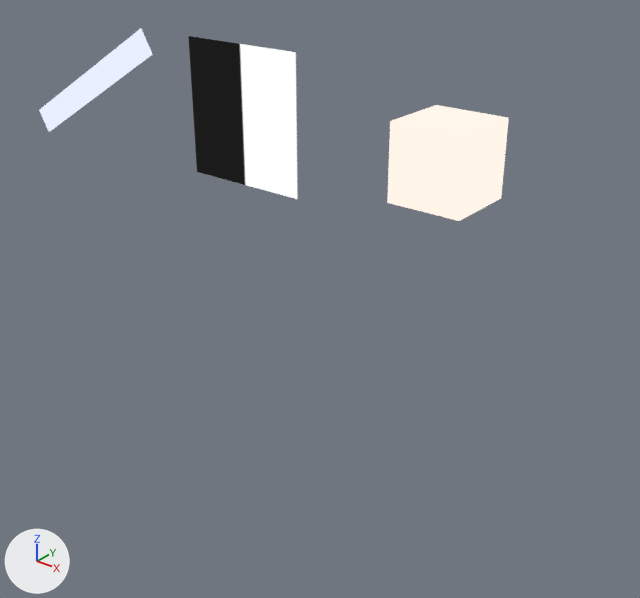
Renders of the glTF model assets/emissive_fixture.gltf from each side of a commit.
One viewpoint serves both versions: a 50 mm camera at (5.13, -5.37, 2.88) aimed at (0.66, 0.22, -0.58). The lights are fixed; the arrows at lower left show +X, +Y and +Z. The older version comes first.

Names of what the first picture shows: 'emissive_box', 'emissive_quad', 'emissive_strip'.
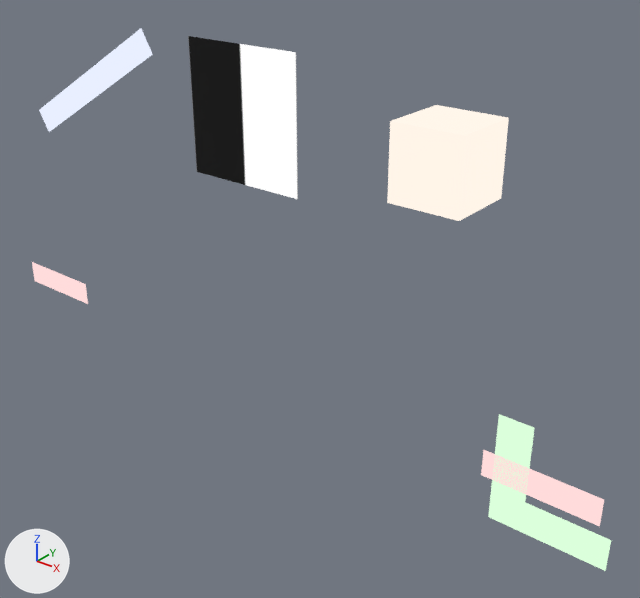
The change, as JSON lines over the scene's bpy script:
```json
{"op": "add", "block": "mat_emissive_ell_mat", "code": ["mat_emissive_ell_mat = principled_material('emissive_ell_mat')", "mat_emissive_ell_mat.base_color = (0.0, 0.0, 0.0)  # black #000000", "mat_emissive_ell_mat.roughness = 1.0", "mat_emissive_ell_mat.emission_color = (0.7, 1.0, 0.7)  # pale green #daffda", "mat_emissive_ell_mat.emission_strength = 1.0"]}
{"op": "add", "block": "mat_emissive_split_mat", "code": ["mat_emissive_split_mat = principled_material('emissive_split_mat')", "mat_emissive_split_mat.base_color = (0.0, 0.0, 0.0)  # black #000000", "mat_emissive_split_mat.roughness = 1.0", "mat_emissive_split_mat.emission_color = (1.0, 0.7, 0.7)  # pale pink #ffdada", "mat_emissive_split_mat.emission_strength = 1.0"]}
{"op": "add", "block": "me_emissive_ell", "code": ["me_emissive_ell = bpy.data.meshes.new('emissive_ell')", "me_emissive_ell.from_pydata([(2.6, 0.0, -1.9), (3.6, 0.0, -1.9), (3.6, 0.0, -1.6), (2.6, 0.0, -1.6), (2.9, 0.0, -1.6), (2.9, 0.0, -0.9), (2.6, 0.0, -0.9)], [], [(0, 1, 2), (0, 2, 3), (3, 4, 5), (3, 5, 6)])", "me_emissive_ell.materials.append(mat_emissive_ell_mat)  # black #000000, glowing pale green #daffda"]}
{"op": "add", "block": "me_emissive_split", "code": ["me_emissive_split = bpy.data.meshes.new('emissive_split')", "me_emissive_split.from_pydata([(-3.5, 0.0, -1.52), (-2.5, 0.0, -1.52), (-2.5, 0.0, -1.28), (-3.5, 0.0, -1.28), (2.5, 0.0, -1.52), (3.5, 0.0, -1.52), (3.5, 0.0, -1.28), (2.5, 0.0, -1.28)], [], [(0, 1, 2), (0, 2, 3), (4, 5, 6), (4, 6, 7)])", "me_emissive_split.materials.append(mat_emissive_split_mat)  # black #000000, glowing pale pink #ffdada"]}
{"op": "add", "block": "ob_emissive_ell", "code": ["ob_emissive_ell = bpy.data.objects.new('emissive_ell', me_emissive_ell)", "ob_emissive_ell.location = (0.0, 0.0, 0.0)"]}
{"op": "add", "block": "ob_emissive_split", "code": ["ob_emissive_split = bpy.data.objects.new('emissive_split', me_emissive_split)", "ob_emissive_split.location = (0.0, 0.0, 0.0)"]}
```

Where the change shows, as pixel boxes [x1, y1, x2, y2] in the pictures (640 x 598 px):
```json
{"object": "emissive_ell", "change": "added", "after": [488, 414, 611, 571]}
{"object": "emissive_split", "change": "added", "after": [32, 262, 604, 526]}
```
